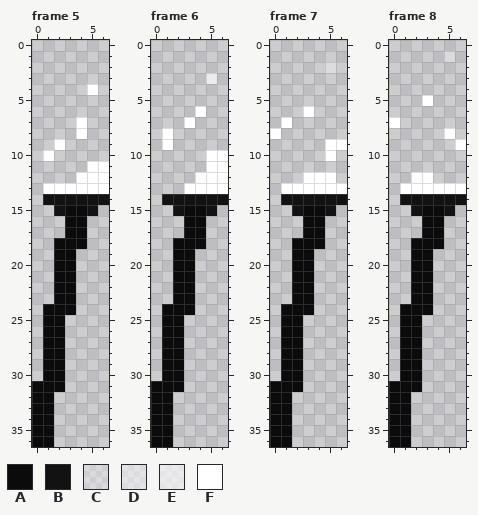
File history of a pixel-art file, Assets/DARK Series Mega Pack 1/DARK - Victorian Boss + Add on Tileset/Beneath Tileset/Animated Objects/torch.aseprite. Above, as it was before the edit.
7x37 pixels, 8 frames. Colours within 5 levels of each other are drawn and written as one. Shown: frame 5, frame 6, frame 7, frame 8. The commit also changed other frames, which this record leaves out.
Visible layers, top first: "Layer 2", "Layer 1".
Palette (. is transparent): A #0b0b0b  B #121212  C #ffffff43  D #ffffff77  E #ffffff99  F #ffffff
Pixels before, frame 5, first column x 0:
 4 .....F.
 5 .......
 6 .......
 7 ....F..
 8 ....F..
 9 ..F....
10 .F.....
11 .....FF
12 ....FFF
13 .FFFFFF
14 .BBBBBB
15 ..BAAB.
16 ...AA..
17 ...AA..
18 ..AAA..
19 ..AA...
20 ..AA...
21 ..AA...
22 ..AA...
23 ..AA...
24 .AAA...
25 .AA....
26 .AA....
27 .AA....
28 .AA....
29 .AA....
30 .AA....
31 AAA....
32 AA.....
33 AA.....
34 AA.....
35 AA.....
36 AA.....
Pixels before, frame 6, first column x 0:
 3 .....E.
 4 .......
 5 .......
 6 ....F..
 7 ...F...
 8 .F.....
 9 .F.....
10 .....FF
11 .....FF
12 ....FFF
13 ...FFFF
14 .BBBBBB
15 ..BAAB.
16 ...AA..
17 ...AA..
18 ..AAA..
19 ..AA...
20 ..AA...
21 ..AA...
22 ..AA...
23 ..AA...
24 .AAA...
25 .AA....
26 .AA....
27 .AA....
28 .AA....
29 .AA....
30 .AA....
31 AAA....
32 AA.....
33 AA.....
34 AA.....
35 AA.....
36 AA.....
Pixels before, frame 7, first column x 0:
 2 .....D.
 3 .......
 4 .......
 5 .......
 6 ...F...
 7 .F.....
 8 F......
 9 .....FF
10 .....F.
11 .......
12 ...FFF.
13 .FFFFFF
14 .BBBBBB
15 ..BAAB.
16 ...AA..
17 ...AA..
18 ..AAA..
19 ..AA...
20 ..AA...
21 ..AA...
22 ..AA...
23 ..AA...
24 .AAA...
25 .AA....
26 .AA....
27 .AA....
28 .AA....
29 .AA....
30 .AA....
31 AAA....
32 AA.....
33 AA.....
34 AA.....
35 AA.....
36 AA.....
Pixels before, frame 8, first column x 0:
 1 .....C.
 2 .......
 3 .......
 4 .......
 5 ...F...
 6 .......
 7 F......
 8 .....F.
 9 ......F
10 .......
11 .......
12 ..FF...
13 .FFFFFF
14 .BBBBBB
15 ..BAAB.
16 ...AA..
17 ...AA..
18 ..AAA..
19 ..AA...
20 ..AA...
21 ..AA...
22 ..AA...
23 ..AA...
24 .AAA...
25 .AA....
26 .AA....
27 .AA....
28 .AA....
29 .AA....
30 .AA....
31 AAA....
32 AA.....
33 AA.....
34 AA.....
35 AA.....
36 AA.....
The result:
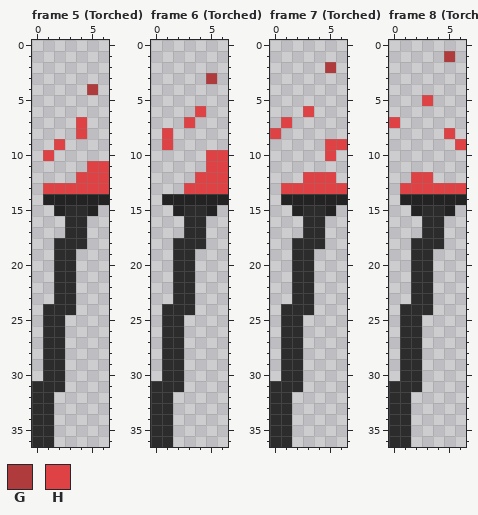
Colours new in this view: G #b03b3d  H #de4245
Change:
colour A: #0b0b0b -> #2c2c2c
colour B: #121212 -> #232323
Changed rows in their new state; - is a pixel that keeps its letter.
Frame 5 (Torched), layer "Layer 2":
first column x 1:
 4 ----G-
 7 ---H--
 8 ---H--
 9 -H----
10 H-----
11 ----HH
12 ---HHH
13 HHHHHH
Frame 6 (Torched), layer "Layer 2":
first column x 1:
 3 ----G-
 6 ---H--
 7 --H---
 8 H-----
 9 H-----
10 ----HH
11 ----HH
12 ---HHH
13 --HHHH
Frame 7 (Torched), layer "Layer 2":
first column x 5:
 2 G
first column x 0:
 6 ---H---
 7 -H-----
 8 H------
 9 -----HH
10 -----H-
12 ---HHH-
13 -HHHHHH
Frame 8 (Torched), layer "Layer 2":
first column x 5:
 1 G
first column x 0:
 5 ---H---
 7 H------
 8 -----H-
 9 ------H
12 --HH---
13 -HHHHHH
Changed places in both pictures, as pixel boxes (x1, y1, x2, y2):
changed: (32, 84, 109, 447)
changed: (151, 73, 228, 447)
changed: (325, 62, 336, 73)
changed: (270, 106, 347, 447)
changed: (389, 51, 466, 447)
